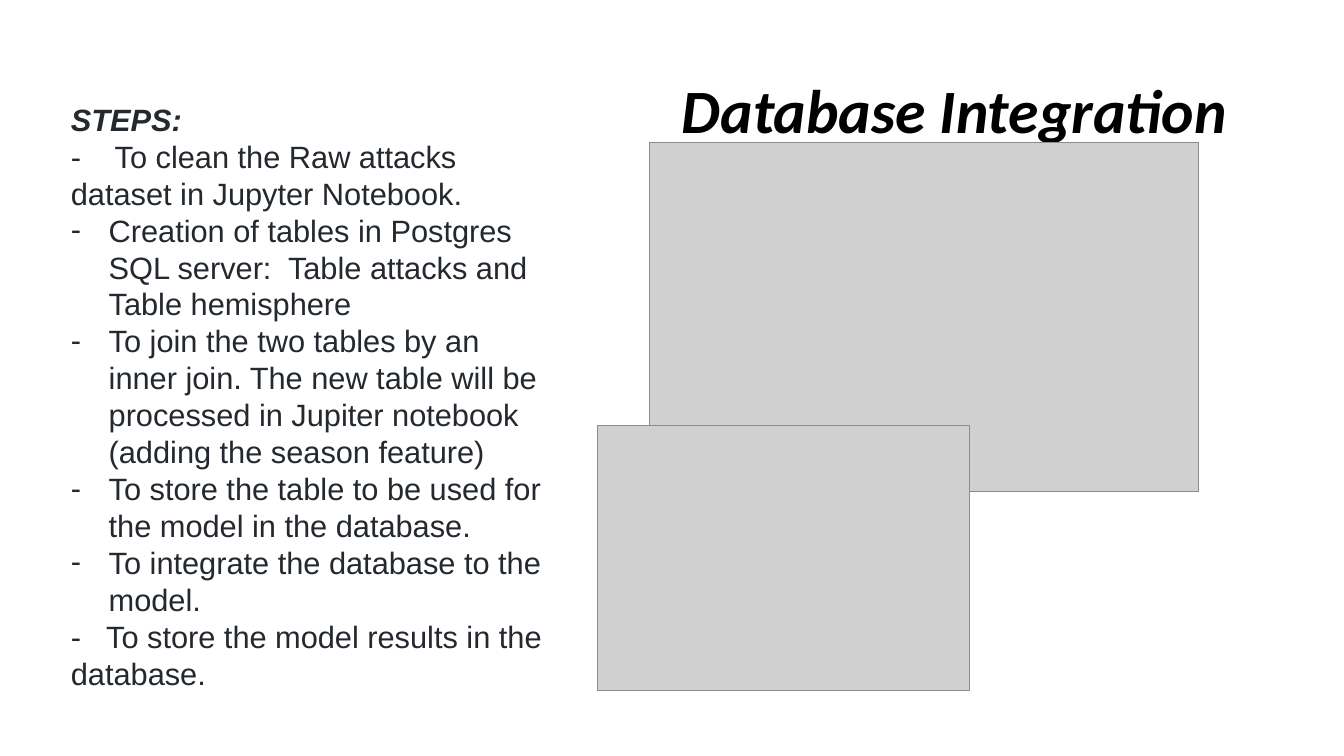
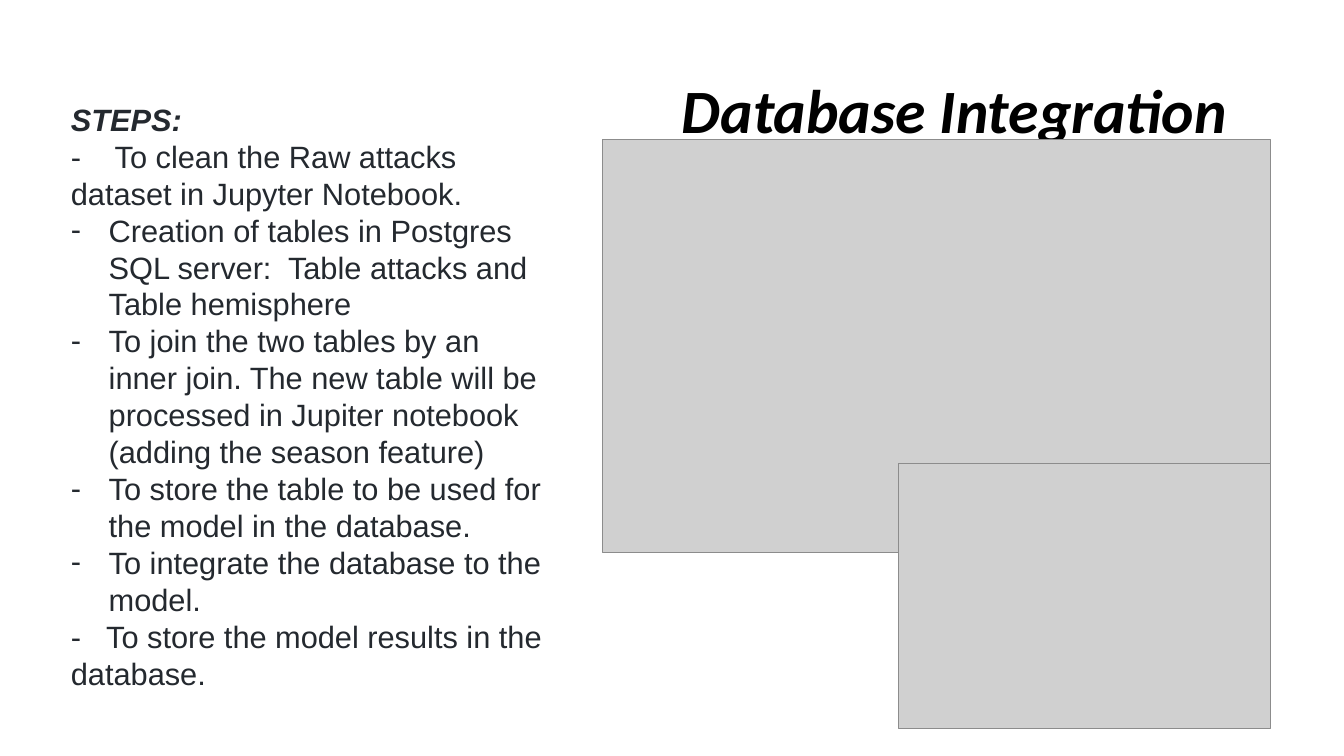
Before and after one commit to gcolareta/Shark_Attacks, a slide deck: slide 6 of Presentation/Shark attacks.pptx. Drawn at 1344x756 pixels with LibreOffice and Linux fonts; fonts in the diff are those of the drawing; grey boxes stand for pictures. Boxes give left, top, right and bottom in pixels: in the first picture for what was removed or moved away, otherwise in the second. Text is boxed around its words. In the diff, an @@ line names an element or a change of style, - is before the commit and + after.

Commit message:
Presentation in the folder

```diff
--- a/Presentation/Shark attacks.pptx
+++ b/Presentation/Shark attacks.pptx
@@ picture resized from (x1=650, y1=142, x2=1200, y2=491) to (x1=603, y1=140, x2=1271, y2=553) @@
@@ picture moved from (x1=597, y1=425, x2=969, y2=691) to (x1=899, y1=464, x2=1271, y2=729) @@
```
Also in this commit, not shown: 6 other files.
